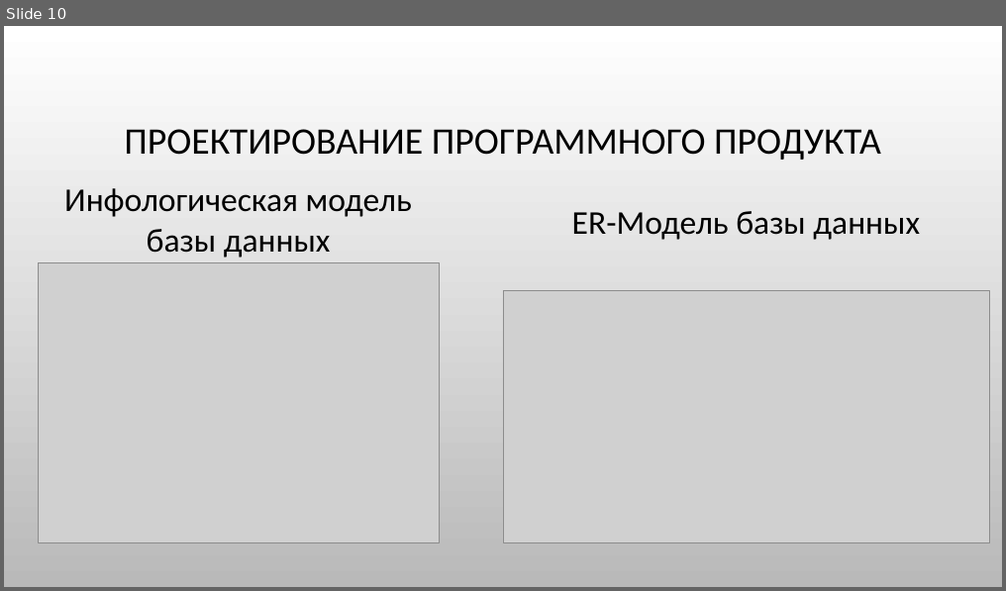
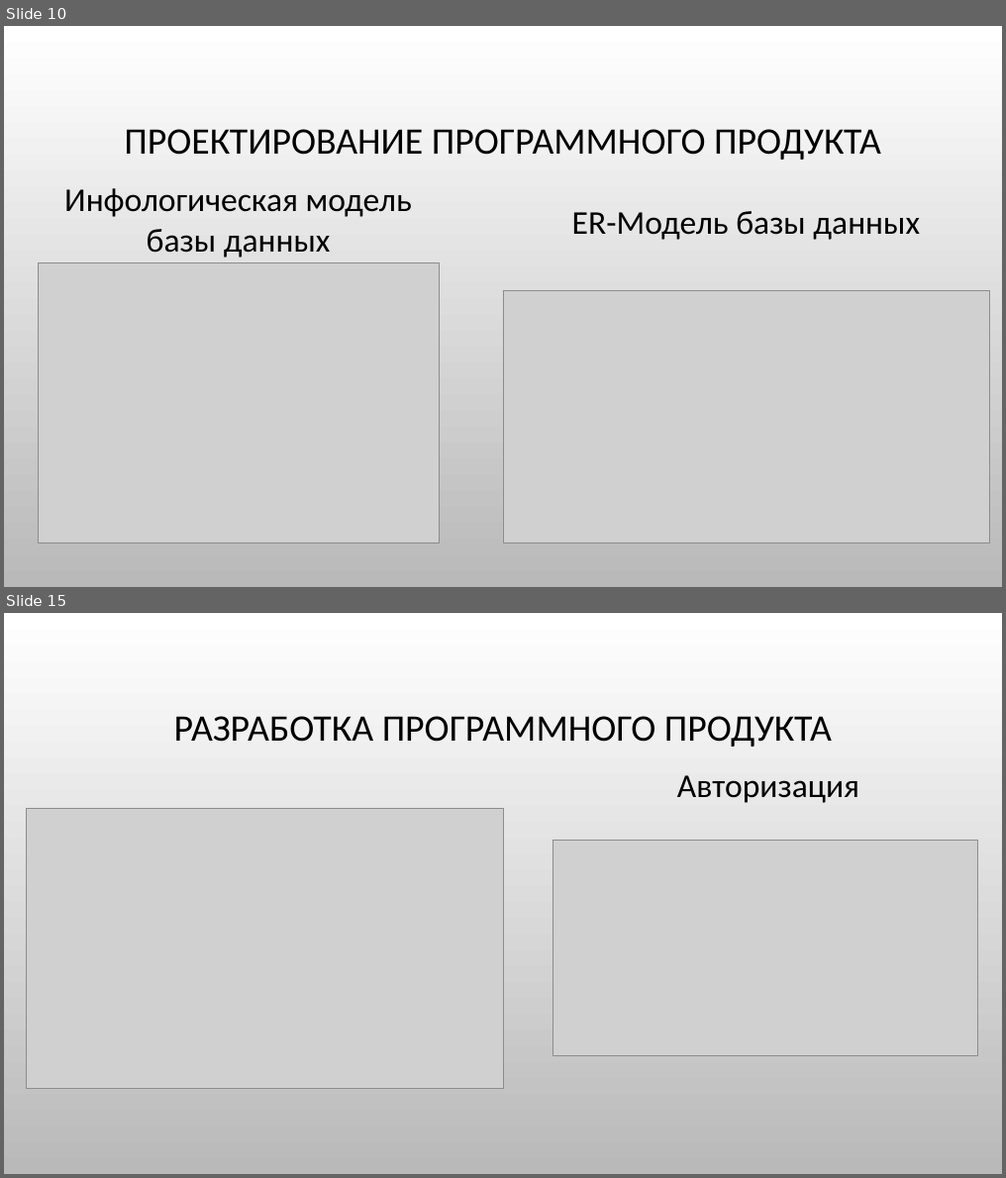
Before and after one commit to ChiCha10-11/Kursovoy, a slide deck: Курсовая работа.pptx. Shown one above the other, each under a label of ours: slide 10 before the commit, slides 10 and 15 after it; the slides between them are not shown. The pictures are 1006x591 and 1006x1178 pixels, drawn with LibreOffice and Linux fonts; fonts in the diff are those of the drawing; grey boxes stand for pictures; background and template pictures are left out. Boxes give left, top, right and bottom in pixels: in the first picture for what was removed or moved away, otherwise in the second. Text is boxed around its words. In the diff, an @@ line names an element or a change of style, - is before the commit and + after.

```diff
--- a/Курсовая работа.pptx
+++ b/Курсовая работа.pptx
@@ slide 15 added at <box>4,613,1002,1174</box>, background picture (left out) @@
@@ title added at <box>174,716,832,747</box>, 36 pt, text #000000 @@
+РАЗРАБОТКА ПРОГРАММНОГО ПРОДУКТА
@@ text added at <box>677,775,859,803</box>, 32 pt, text #000000 @@
+Авторизация
@@ picture added at <box>27,808,503,1088</box> @@
@@ picture added at <box>552,841,978,1057</box> @@
```
Also in this commit, not shown: 5 other slides added.
